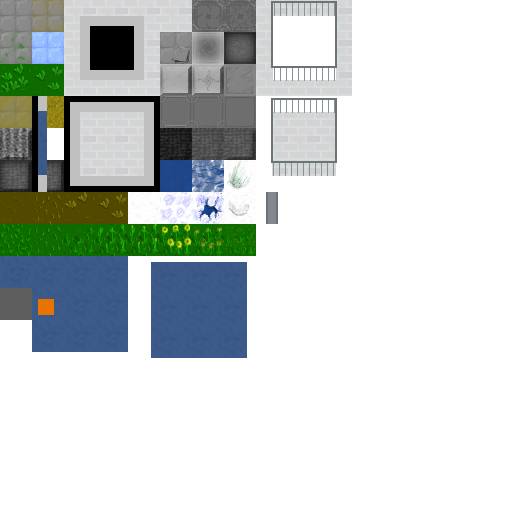
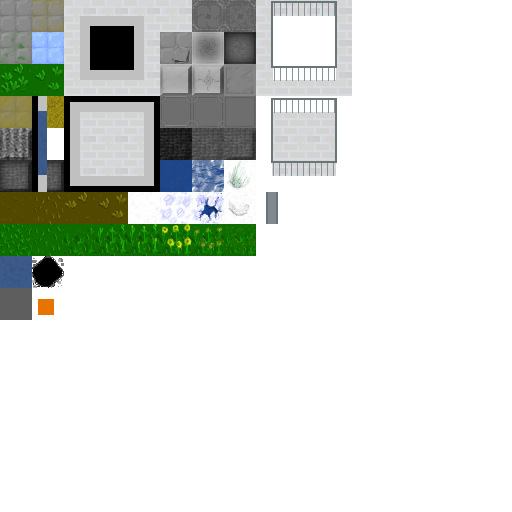
Layer changes from the first w=512, h=512 image to the second:
removed layer "blauer boden copy #1" over [151, 262, 247, 358]
removed layer "blauer boden copy" over [32, 256, 128, 352]
added layer "craks #1" above "craks #2" over [32, 256, 64, 288]
added layer "craks #2" above "craks" over [33, 256, 62, 287]
